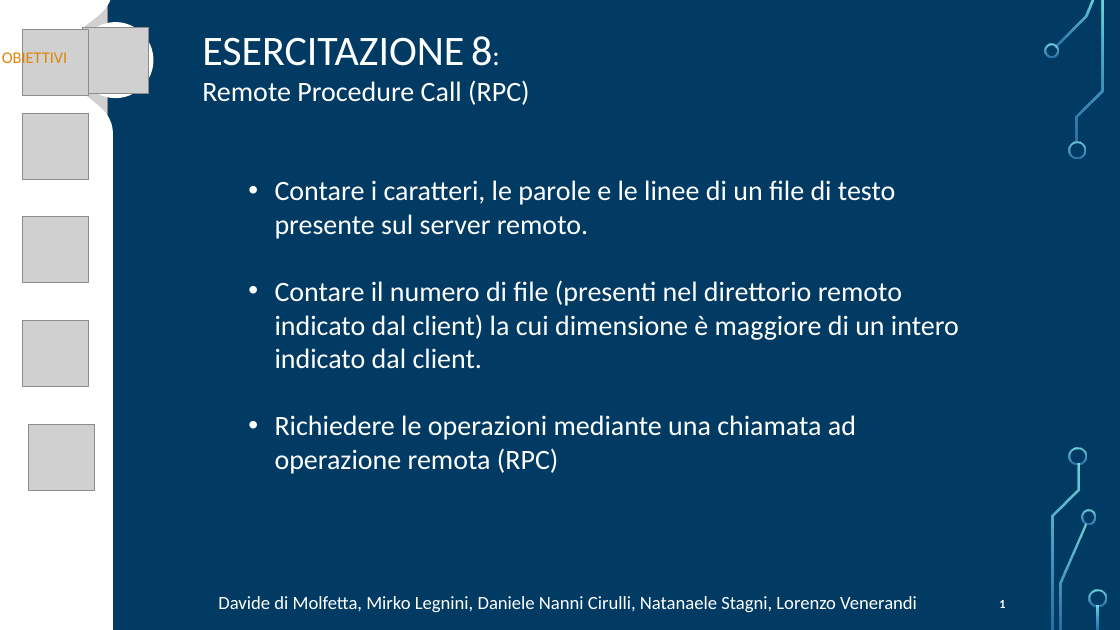
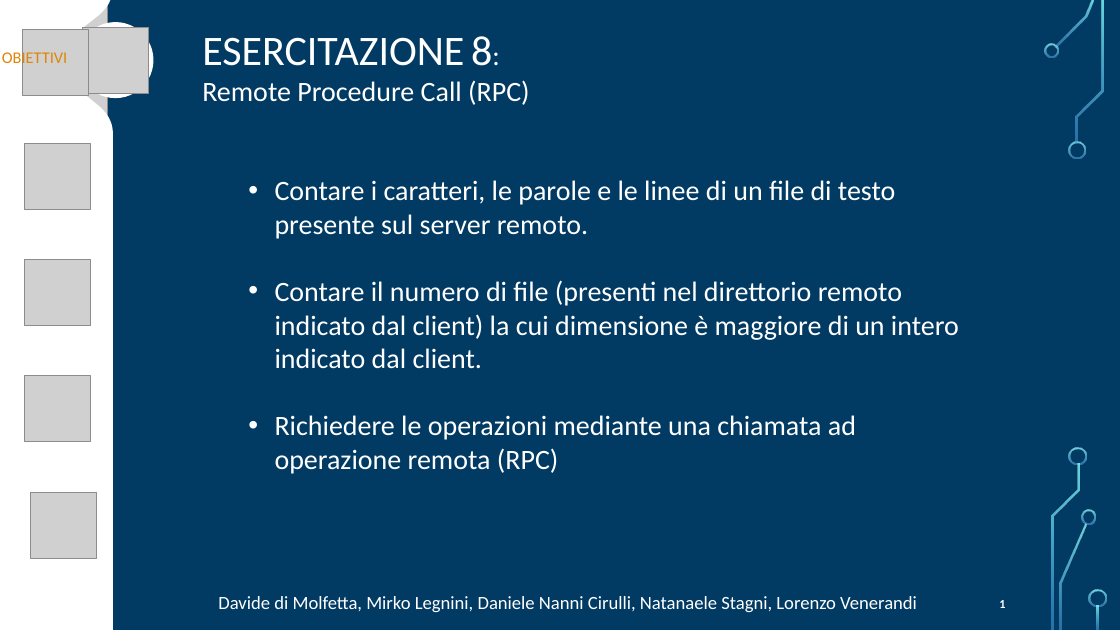
Before and after one commit to FlippaFloppa/Reti-di-Calcolatori-gruppo-Lore, a slide deck: slide 1 of Esercitazione_8/esercitazione8.pptx. Drawn at 1120x630 pixels with LibreOffice and Linux fonts; fonts in the diff are those of the drawing; grey boxes stand for pictures; background and template pictures are left out. Boxes give left, top, right and bottom in pixels: in the first picture for what was removed or moved away, otherwise in the second. Text is boxed around its words. In the diff, an @@ line names an element or a change of style, - is before the commit and + after.

```diff
--- a/Esercitazione_8/esercitazione8.pptx
+++ b/Esercitazione_8/esercitazione8.pptx
@@ picture moved from (x1=22, y1=113, x2=88, y2=180) to (x1=24, y1=144, x2=91, y2=210) @@
@@ picture moved from (x1=22, y1=217, x2=88, y2=283) to (x1=24, y1=260, x2=91, y2=326) @@
@@ picture moved from (x1=22, y1=321, x2=88, y2=387) to (x1=24, y1=376, x2=91, y2=442) @@
@@ freeform shape moved from (x1=56, y1=529, x2=74, y2=547) to (x1=49, y1=447, x2=66, y2=465) @@
@@ picture moved from (x1=29, y1=424, x2=95, y2=491) to (x1=31, y1=492, x2=97, y2=559) @@
```
Also in this commit, not shown: 3 other slides changed, 1 slide added, 1 slide removed, 2 other files.
